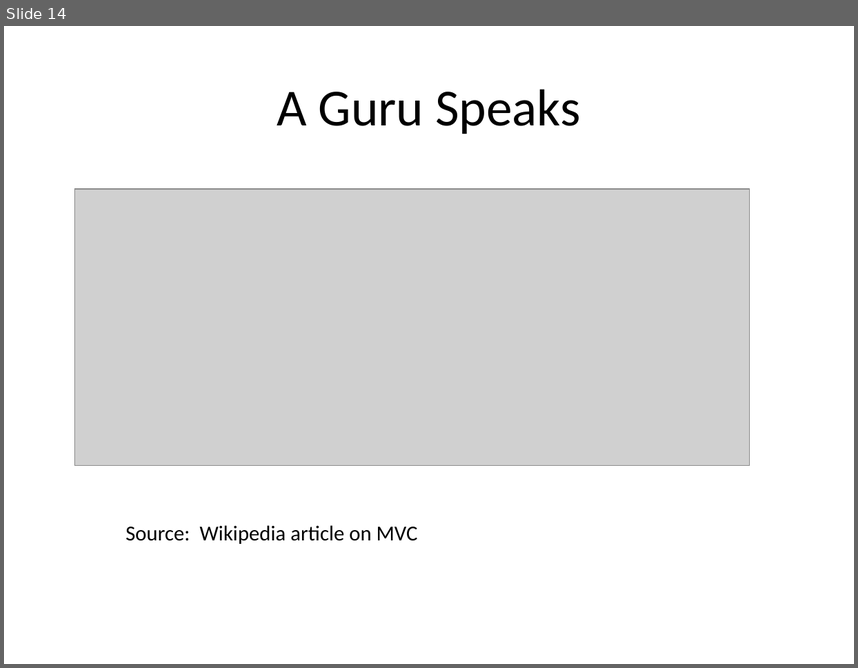
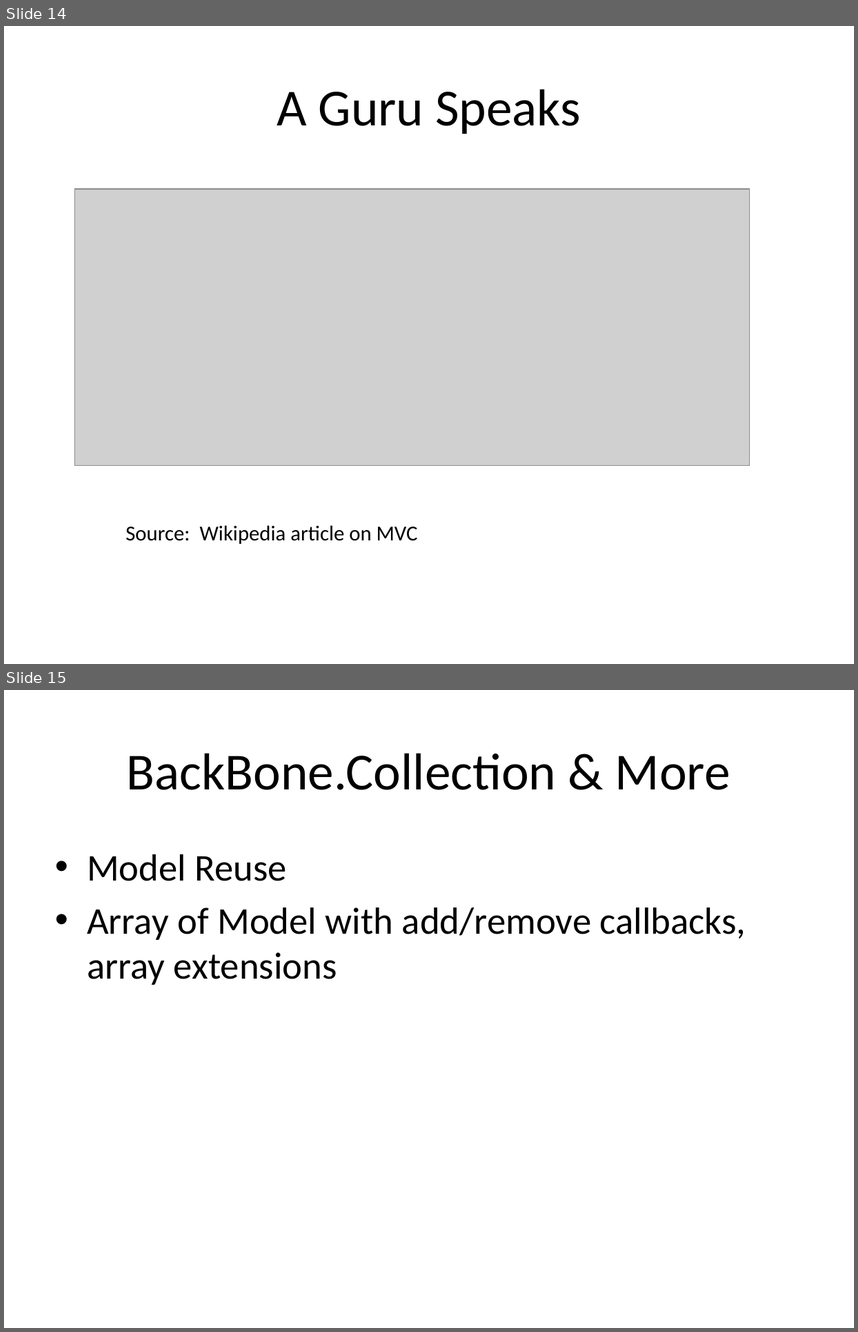
Before and after one commit to jkoynok/TechFest.BackBone, a slide deck: TechFest.Backbone/tf.backbone.pptx. Shown one above the other, each under a label of ours: slide 14 before the commit, slides 14 and 15 after it. The pictures are 858x668 and 858x1332 pixels, drawn with LibreOffice and Linux fonts; fonts in the diff are those of the drawing; grey boxes stand for pictures. Boxes give left, top, right and bottom in pixels: in the first picture for what was removed or moved away, otherwise in the second. Text is boxed around its words. In the diff, an @@ line names an element or a change of style, - is before the commit and + after.

```diff
--- a/TechFest.Backbone/tf.backbone.pptx
+++ b/TechFest.Backbone/tf.backbone.pptx
@@ slide 15 added at (4, 690, 854, 1328), background #FFFFFF @@
@@ title added at (127, 753, 731, 790), 44 pt, text #000000 @@
+BackBone.Collection & More
@@ text added at (87, 854, 746, 985), 32 pt, text #000000 @@
+• Model Reuse
+• Array of Model with add/remove callbacks, array extensions
```
Also in this commit, not shown: 6 slides changed, 1 slide removed, 4 other files.
